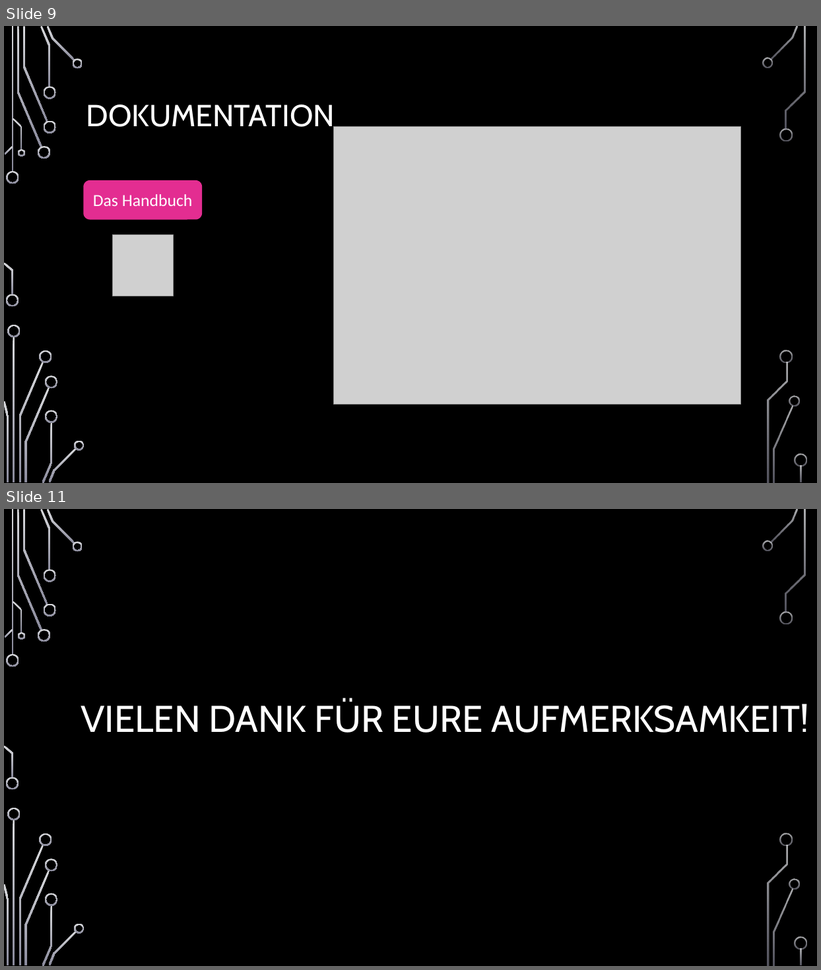
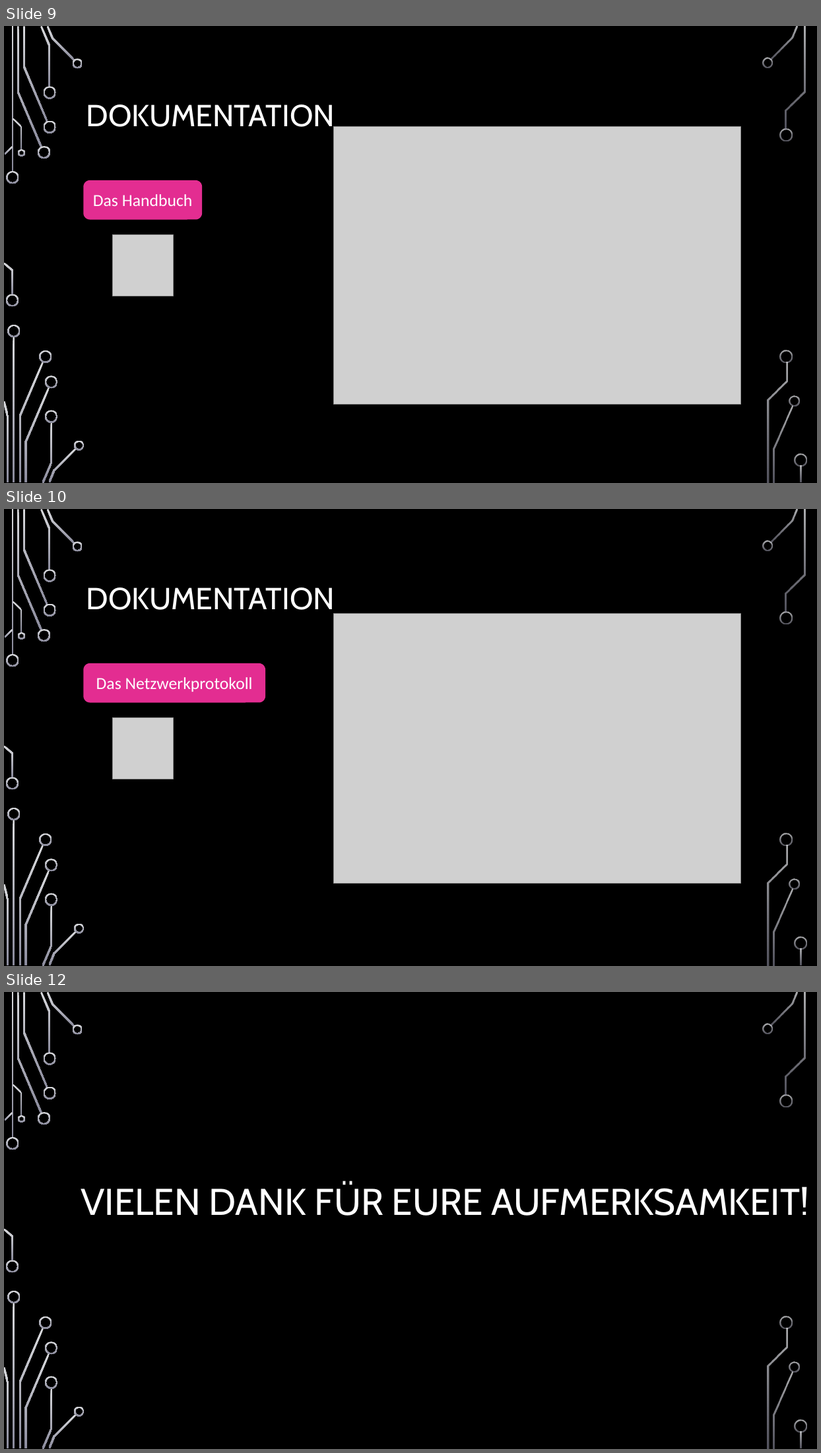
Before and after one commit to jnussbaum/TheBachelorsChaseGame, a slide deck: documents/Meilensteine/Meilenstein V/Meilenstein_5_Präsentation.pptx. Shown one above the other, each under a label of ours: slides 9 and 11 before the commit, slides 9, 10 and 12 after it; the slides between them are not shown. The pictures are 821x970 and 821x1453 pixels, drawn with LibreOffice and Linux fonts; fonts in the diff are those of the drawing; grey boxes stand for pictures; background and template pictures are left out. Boxes give left, top, right and bottom in pixels: in the first picture for what was removed or moved away, otherwise in the second. Text is boxed around its words. In the diff, an @@ line names an element or a change of style, - is before the commit and + after.

```diff
--- a/documents/Meilensteine/Meilenstein V/Meilenstein_5_Präsentation.pptx
+++ b/documents/Meilensteine/Meilenstein V/Meilenstein_5_Präsentation.pptx
@@ slide 10 added at (x1=4, y1=509, x2=817, y2=966), background picture (left out); not listed: 36 template elements that a slide beside it also shows @@
@@ title added at (x1=86, y1=588, x2=335, y2=617), 36 pt, text #FFFFFF @@
+DOKUMENTATION
@@ picture added at (x1=333, y1=614, x2=741, y2=883) @@
@@ rounded rectangle added at (x1=83, y1=663, x2=265, y2=703), fill #E32D91, 20 pt, text #FFFFFF @@
+Das Netzwerkprotokoll
@@ picture added at (x1=113, y1=718, x2=174, y2=779) @@
@@ what was slide 11 is now slide 12 @@
```
Also in this commit, not shown: 6 slides changed.
